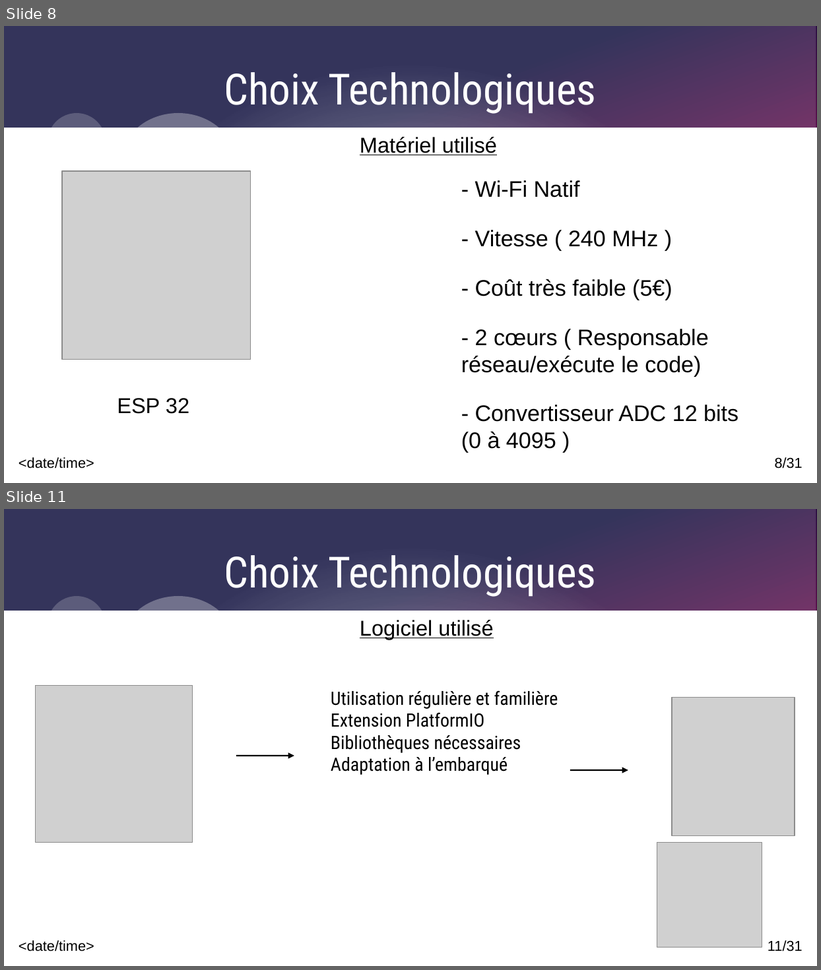
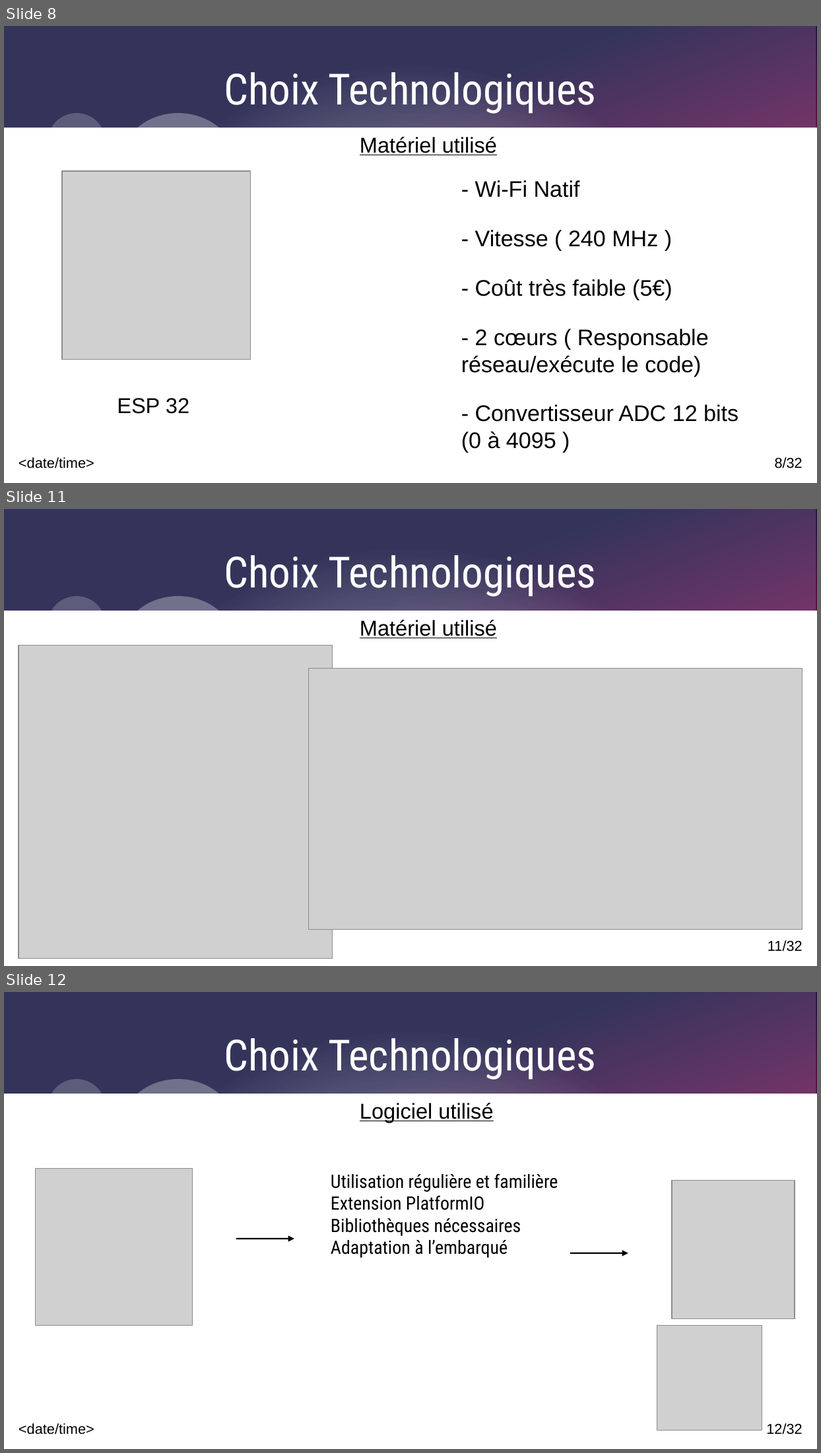
Before and after one commit to Corentinh2/PROJET_GESTIONNAIRE_DE_CHARGE, a slide deck: Revues/DiapoRevue3_VR.odp. Shown one above the other, each under a label of ours: slides 8 and 11 before the commit, slides 8, 11 and 12 after it; the slides between them are not shown. The pictures are 821x970 and 821x1453 pixels, drawn with LibreOffice and Linux fonts; fonts in the diff are those of the drawing; grey boxes stand for pictures. Boxes give left, top, right and bottom in pixels: in the first picture for what was removed or moved away, otherwise in the second. Text is boxed around its words. In the diff, an @@ line names an element or a change of style, - is before the commit and + after.

```diff
--- a/Revues/DiapoRevue3_VR.odp
+++ b/Revues/DiapoRevue3_VR.odp
@@ slide 11 added at bbox=[4, 509, 817, 966], background #FFFFFF; not listed: 9 template elements that a slide beside it also shows @@
@@ title added at bbox=[224, 555, 597, 597], 42 pt, text #FFFFFF @@
+Choix Technologiques
@@ text added at bbox=[360, 620, 497, 638], 21 pt, text #000000, underline @@
+Matériel utilisé
@@ picture added at bbox=[19, 646, 332, 959] @@
@@ picture added at bbox=[309, 669, 803, 930] @@
@@ page number at bbox=[775, 458, 803, 469]: text changed @@
-8/31
+8/32
@@ what was slide 11 is now slide 12 @@
@@ page number at bbox=[766, 1424, 802, 1435]: text changed @@
-11/31
+12/32
```
Also in this commit, not shown: 4 slides changed, 24 other files.
